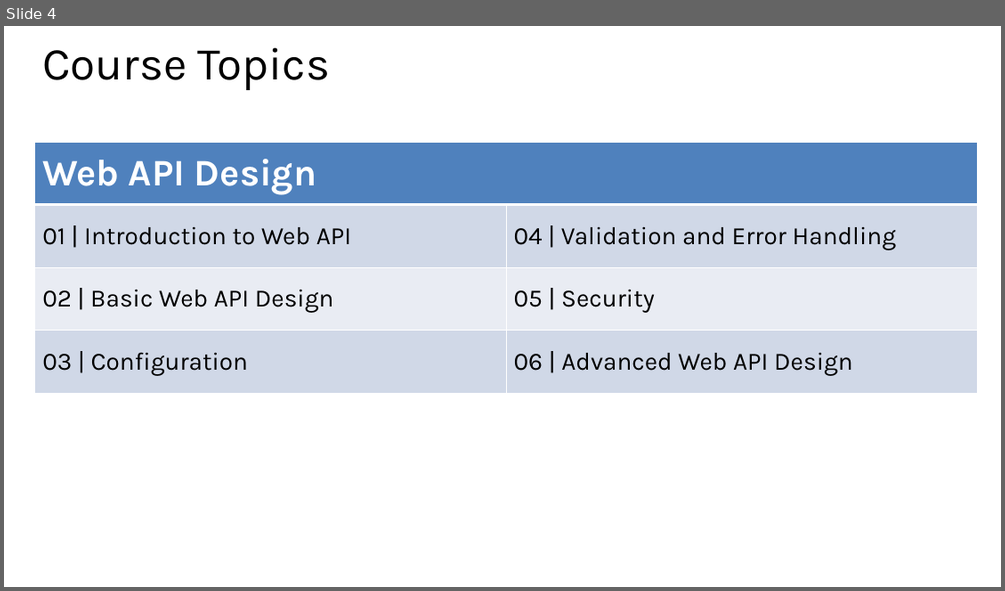
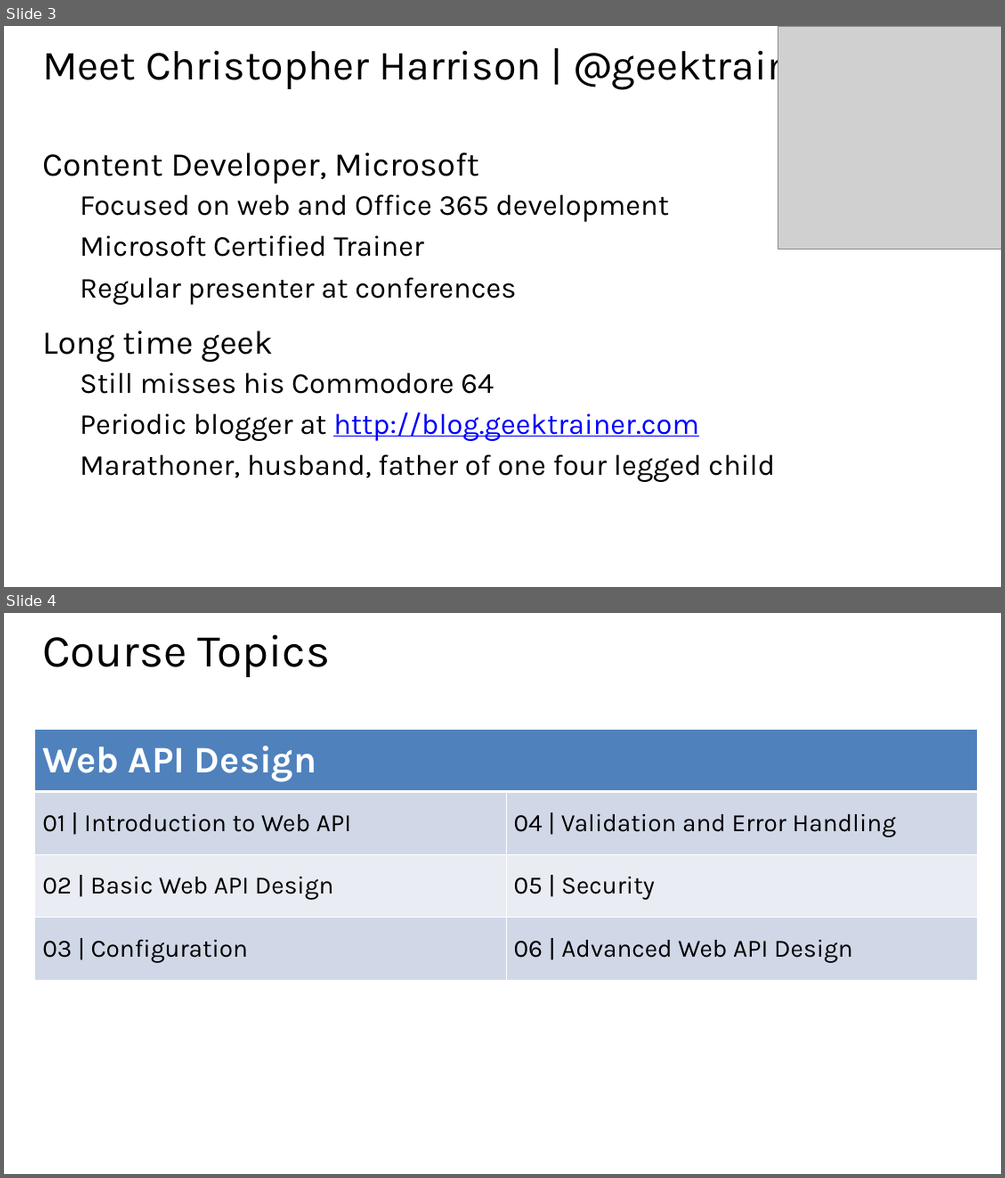
Before and after one commit to HydAu/GeekTrainer_WebAPI, a slide deck: Slides/Module 1 - Introduction to Web API.pptx. Shown one above the other, each under a label of ours: slide 4 before the commit, slides 3 and 4 after it. The pictures are 1005x591 and 1005x1178 pixels, drawn with LibreOffice and Linux fonts; fonts in the diff are those of the drawing; grey boxes stand for pictures. Boxes give left, top, right and bottom in pixels: in the first picture for what was removed or moved away, otherwise in the second. Text is boxed around its words. In the diff, an @@ line names an element or a change of style, - is before the commit and + after.

```diff
--- a/Slides/Module 1 - Introduction to Web API.pptx
+++ b/Slides/Module 1 - Introduction to Web API.pptx
@@ slide 3 added at <box>4,26,1001,587</box>, background #FFFFFF @@
@@ title added at <box>42,42,828,89</box>, 40 pt, text #000000 @@
+Meet Christopher Harrison | @geektrainer
@@ picture added at <box>778,26,1001,248</box> @@
@@ text added at <box>42,152,775,482</box>, 28 pt, text #000000 @@
+Content Developer, Microsoft
+  Focused on web and Office 365 development
+  Microsoft Certified Trainer
+  Regular presenter at conferences
+Long time geek
+  Still misses his Commodore 64
+  Periodic blogger at http://blog.geektrainer.com
+  Marathoner, husband, father of one four legged child
```
Also in this commit, not shown: 1 slide changed, 1 slide removed.
